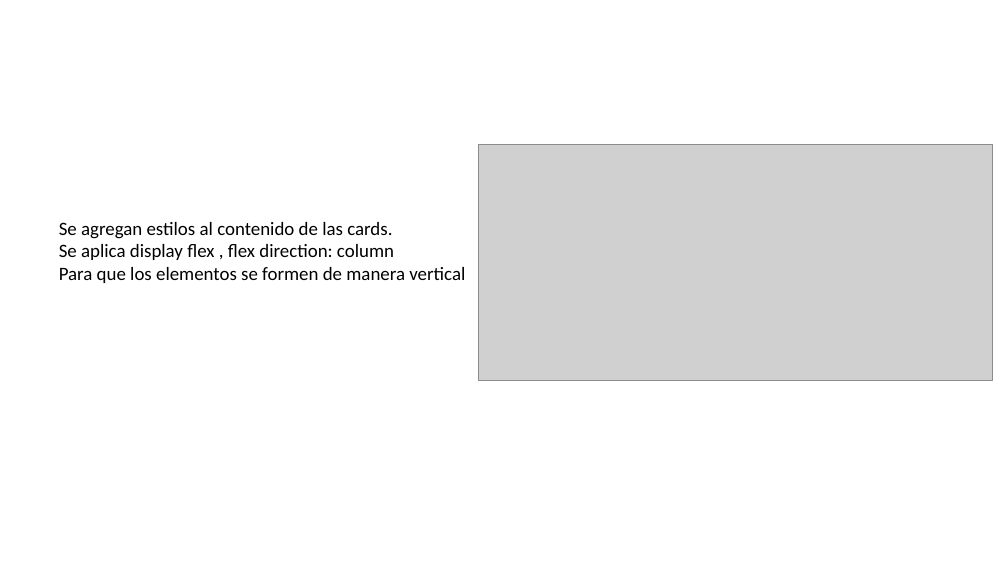
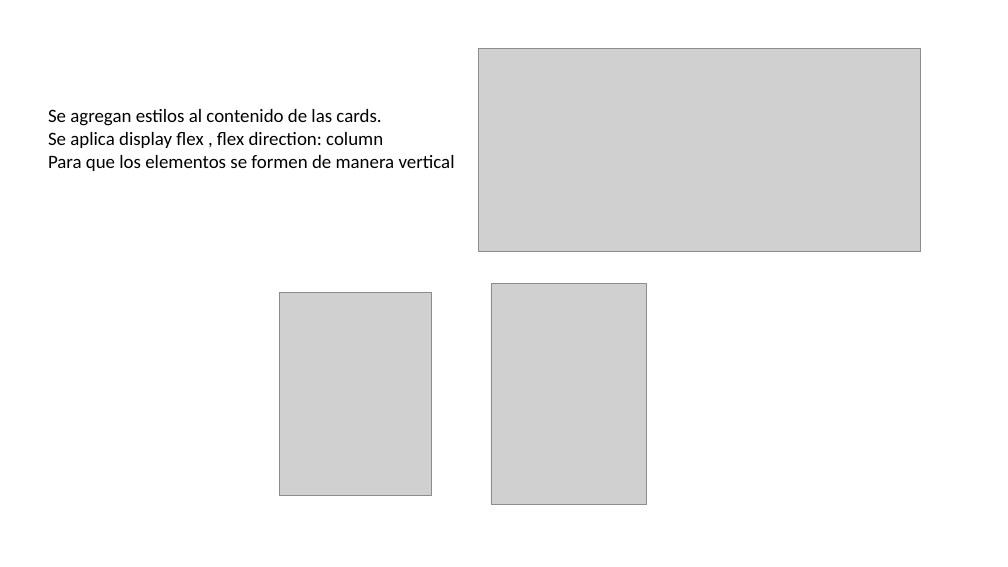
Before and after one commit to jogard24/modificarflexbox, a slide deck: slide 6 of flexbox.pptx (slide 5 before the commit). Drawn at 1008x567 pixels with LibreOffice and Linux fonts; fonts in the diff are those of the drawing; grey boxes stand for pictures; background and template pictures are left out. Boxes give left, top, right and bottom in pixels: in the first picture for what was removed or moved away, otherwise in the second. Text is boxed around its words. In the diff, an @@ line names an element or a change of style, - is before the commit and + after.

```diff
--- a/flexbox.pptx
+++ b/flexbox.pptx
@@ picture: place and size @@
-picture at bbox=[479, 144, 993, 381]
+picture at bbox=[479, 48, 921, 252]
@@ text "Se agregan estilos al contenido ...": place and size @@
-text "Se agregan estilos al contenido ..." at bbox=[59, 222, 465, 283]
+text "Se agregan estilos al contenido ..." at bbox=[48, 109, 455, 171]
@@ picture added at bbox=[279, 293, 431, 496] @@
@@ picture added at bbox=[491, 284, 647, 505] @@
```
Also in this commit, not shown: 2 other slides changed, 2 slides added.
